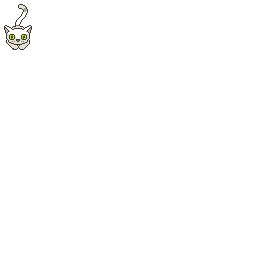
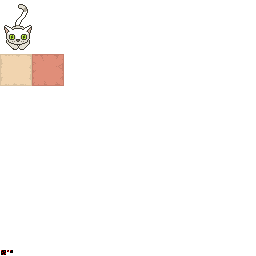
Revision of a layered 256 x 256 image; what changed, layer by layer:
added layer "Layer 7" in group "spritesheet" over [32, 54, 64, 86]
added layer "Layer 6" in group "spritesheet" over [1, 250, 13, 255]
added layer "Layer 5" in group "spritesheet" over [0, 54, 32, 86]
